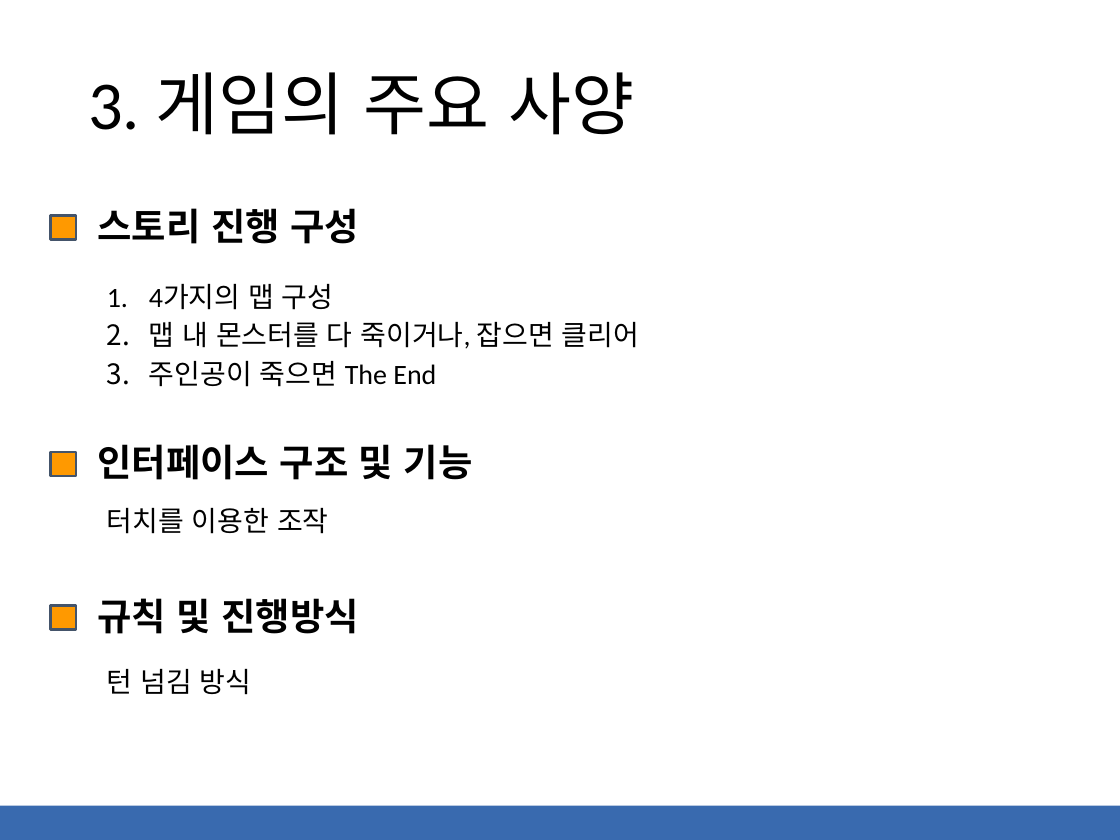
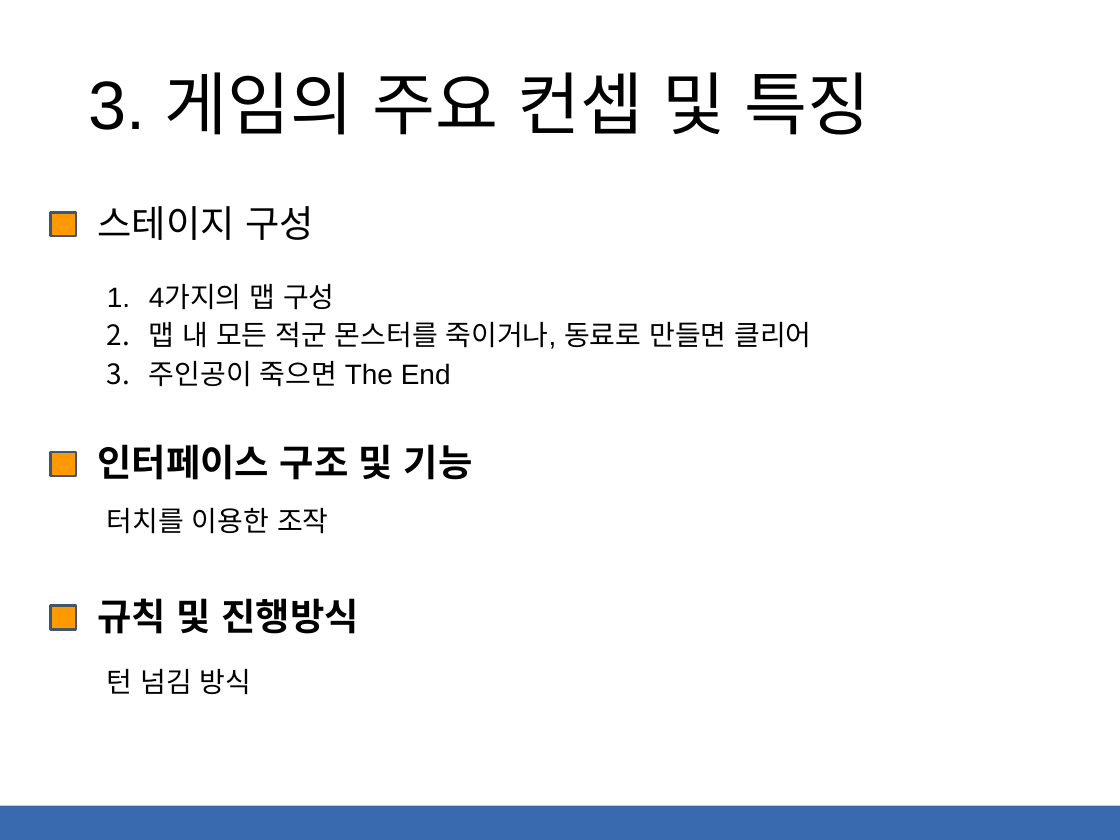
Before and after one commit to kimsibaek/cocos2d-x-work, a slide deck: slide 6 of 0000.Project/게임기획서-스피리추얼 소울2(Spiritual Soul 2).pptx (slide 5 before the commit). Drawn at 1120x840 pixels with LibreOffice and Linux fonts; fonts in the diff are those of the drawing. Boxes give left, top, right and bottom in pixels: in the first picture for what was removed or moved away, otherwise in the second. Text is boxed around its words. In the diff, an @@ line names an element or a change of style, - is before the commit and + after.

```diff
--- a/0000.Project/게임기획서-스피리추얼 소울2(Spiritual Soul 2).pptx
+++ b/0000.Project/게임기획서-스피리추얼 소울2(Spiritual Soul 2).pptx
@@ text at <box>88,72,871,135</box>: text changed; font Calibri to Arial @@
-3. 게임의 주요 사양
+3. 게임의 주요 컨셉 및 특징
@@ text at <box>98,206,314,240</box>: text changed; font Noto Sans CJK KR to Arial; bold off @@
-스토리 진행 구성
+스테이지 구성
@@ text at <box>149,284,451,387</box>: font Calibri to Arial in "4가지의 맵 구성", "주인공이 죽으면 The End" @@
@@ text at <box>149,322,811,349</box>: text changed; font Calibri to Arial @@
-2. 맵 내 몬스터를 다 죽이거나, 잡으면 클리어
+2. 맵 내 모든 적군 몬스터를 죽이거나, 동료로 만들면 클리어
```
Also in this commit, not shown: 16 other slides changed, 6 slides added, 2 slides removed.
